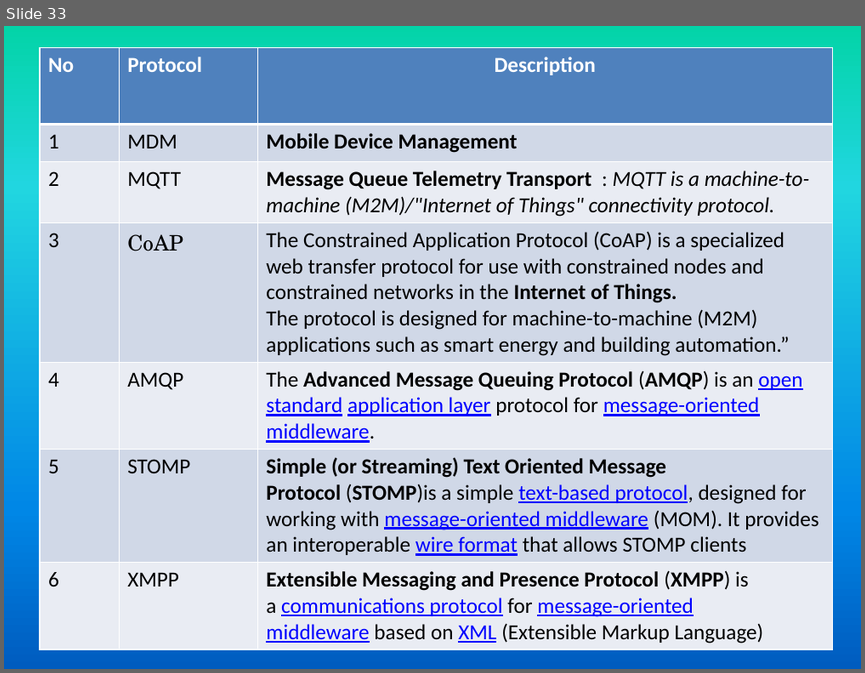
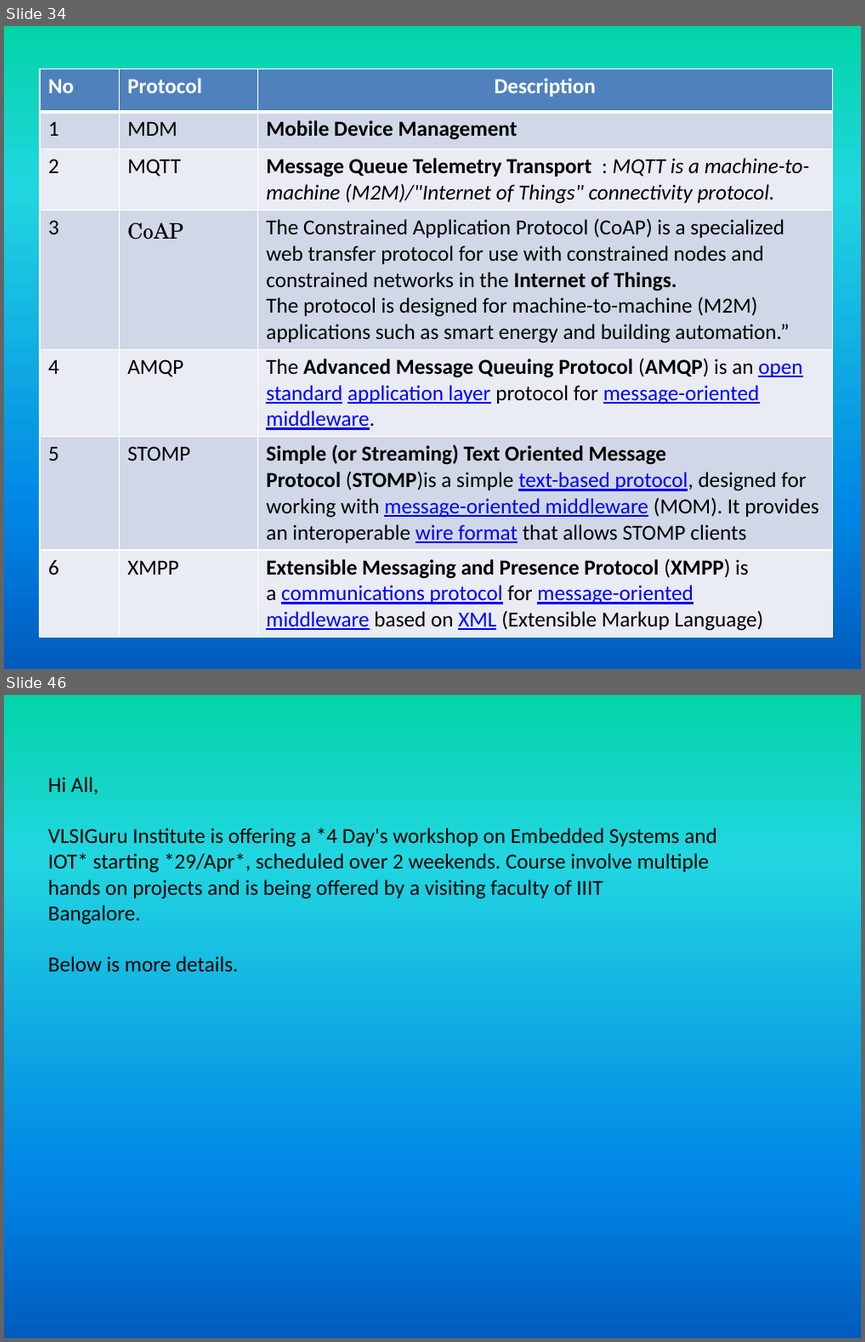
Before and after one commit to girishsukukumar/IOT, a slide deck: IO-1.pptx. Shown one above the other, each under a label of ours: slide 33 before the commit, slides 34 and 46 after it; the slides between them are not shown. The pictures are 865x673 and 865x1342 pixels, drawn with LibreOffice and Linux fonts; fonts in the diff are those of the drawing. Boxes give left, top, right and bottom in pixels: in the first picture for what was removed or moved away, otherwise in the second. Text is boxed around its words. In the diff, an @@ line names an element or a change of style, - is before the commit and + after.

```diff
--- a/IO-1.pptx
+++ b/IO-1.pptx
@@ slide 46 added at [4, 695, 861, 1338], background gradient #03D4A8 to #21D6E0 to #0087E6 to #005CBF @@
@@ text added at [48, 777, 717, 971], 18 pt, text #000000 @@
+Hi All,
+VLSIGuru Institute is offering a *4 Day's workshop on Embedded Systems and
+IOT* starting *29/Apr*, scheduled over 2 weekends. Course involve multiple
+hands on projects and is being offered by a visiting faculty of IIIT
+Bangalore.
+Below is more details.
@@ what was slide 33 is now slide 34 @@
@@ slide 34 changed as well @@
@@ table: place and size @@
-table at [40, 47, 834, 646]
+table at [40, 68, 834, 634]
```
Also in this commit, not shown: 1 other slide changed, 20 other slides added.
